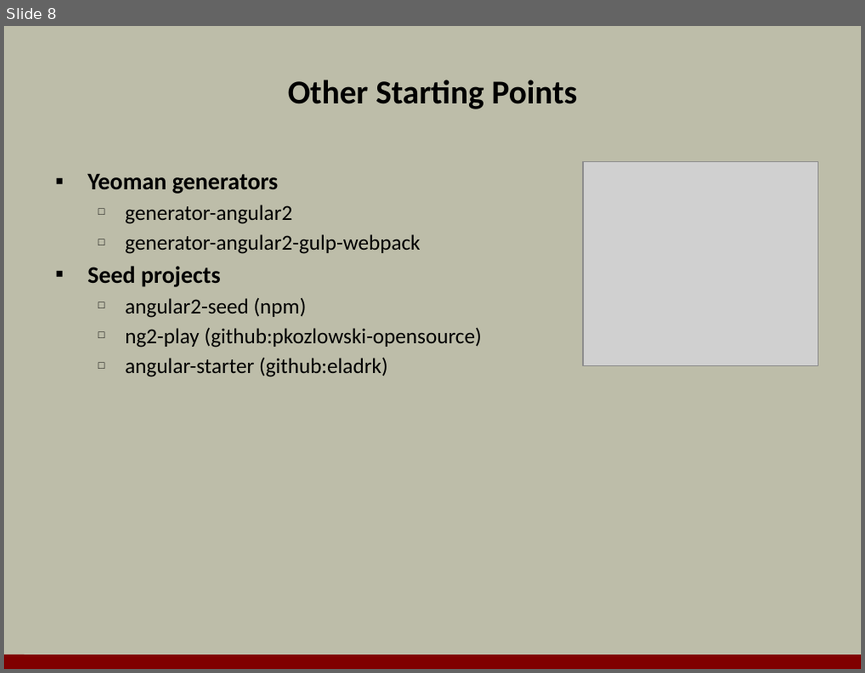
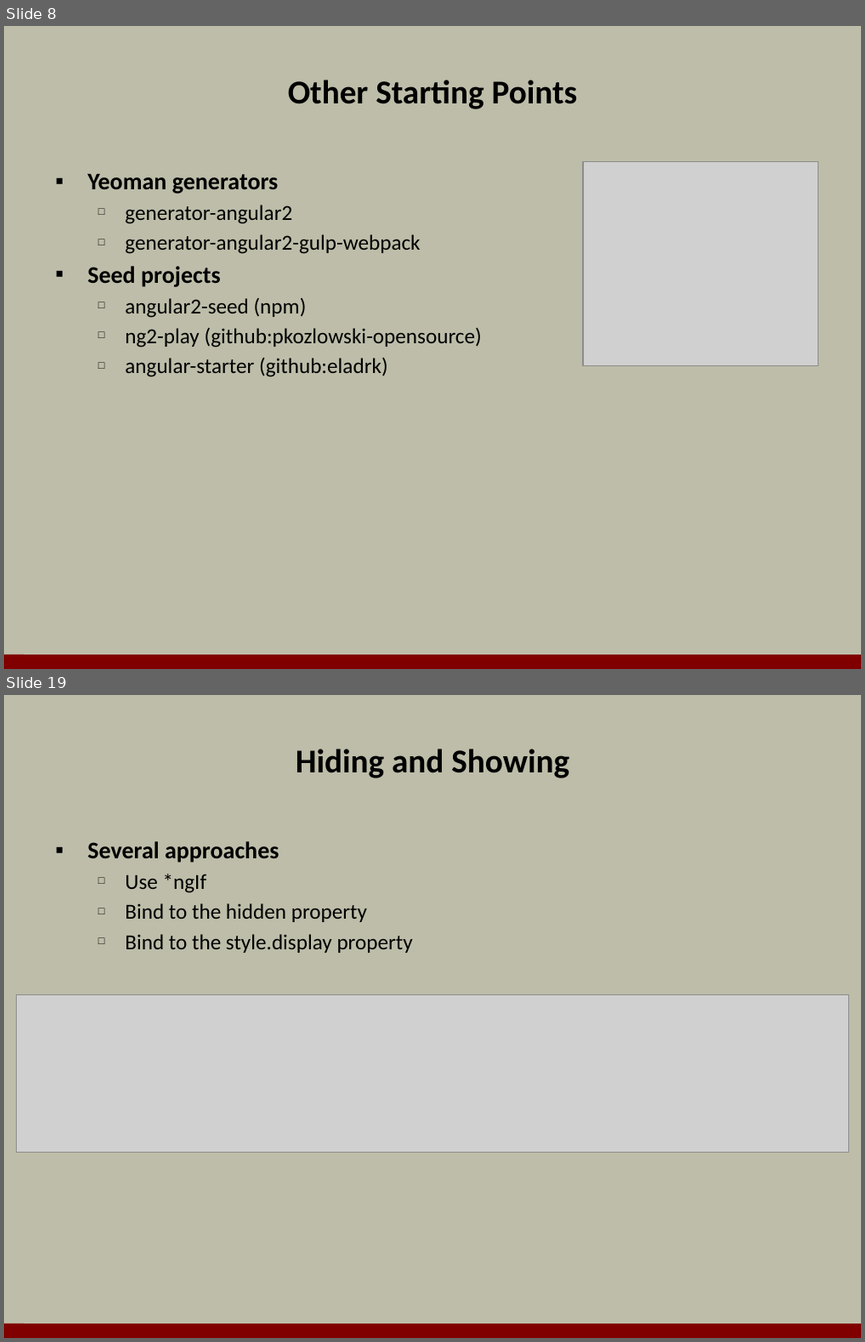
Before and after one commit to OdeToCode/classes, a slide deck: angular2/slides/01_Introduction.pptx. Shown one above the other, each under a label of ours: slide 8 before the commit, slides 8 and 19 after it; the slides between them are not shown. The pictures are 865x673 and 865x1342 pixels, drawn with LibreOffice and Linux fonts; fonts in the diff are those of the drawing; grey boxes stand for pictures; background and template pictures are left out. Boxes give left, top, right and bottom in pixels: in the first picture for what was removed or moved away, otherwise in the second. Text is boxed around its words. In the diff, an @@ line names an element or a change of style, - is before the commit and + after.

```diff
--- a/angular2/slides/01_Introduction.pptx
+++ b/angular2/slides/01_Introduction.pptx
@@ slide 19 added at (x1=4, y1=695, x2=861, y2=1338), background #BDBDA9; not listed: 1 template element that a slide beside it also shows @@
@@ title added at (x1=296, y1=749, x2=569, y2=778), 28 pt, text #000000, bold @@
+Hiding and Showing
@@ text added at (x1=87, y1=841, x2=413, y2=953), 18 pt, text #000000 @@
+▪ Several approaches
+  □ Use *ngIf
+  □ Bind to the hidden property
+  □ Bind to the style.display property
@@ picture added at (x1=16, y1=995, x2=849, y2=1151) @@
```
Also in this commit, not shown: 3 slides changed, 13 other slides added, 1 slide removed, 1 other file.
